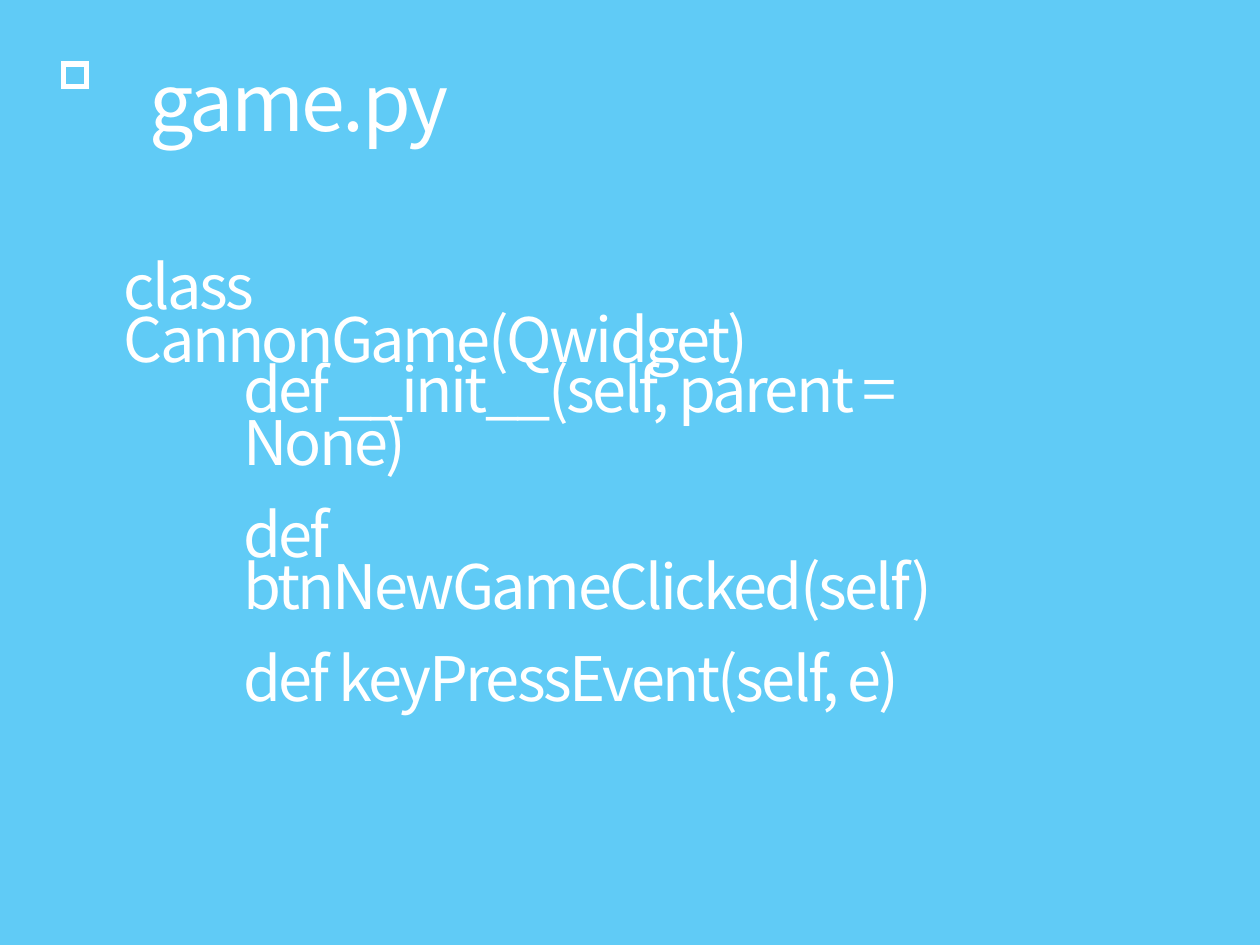
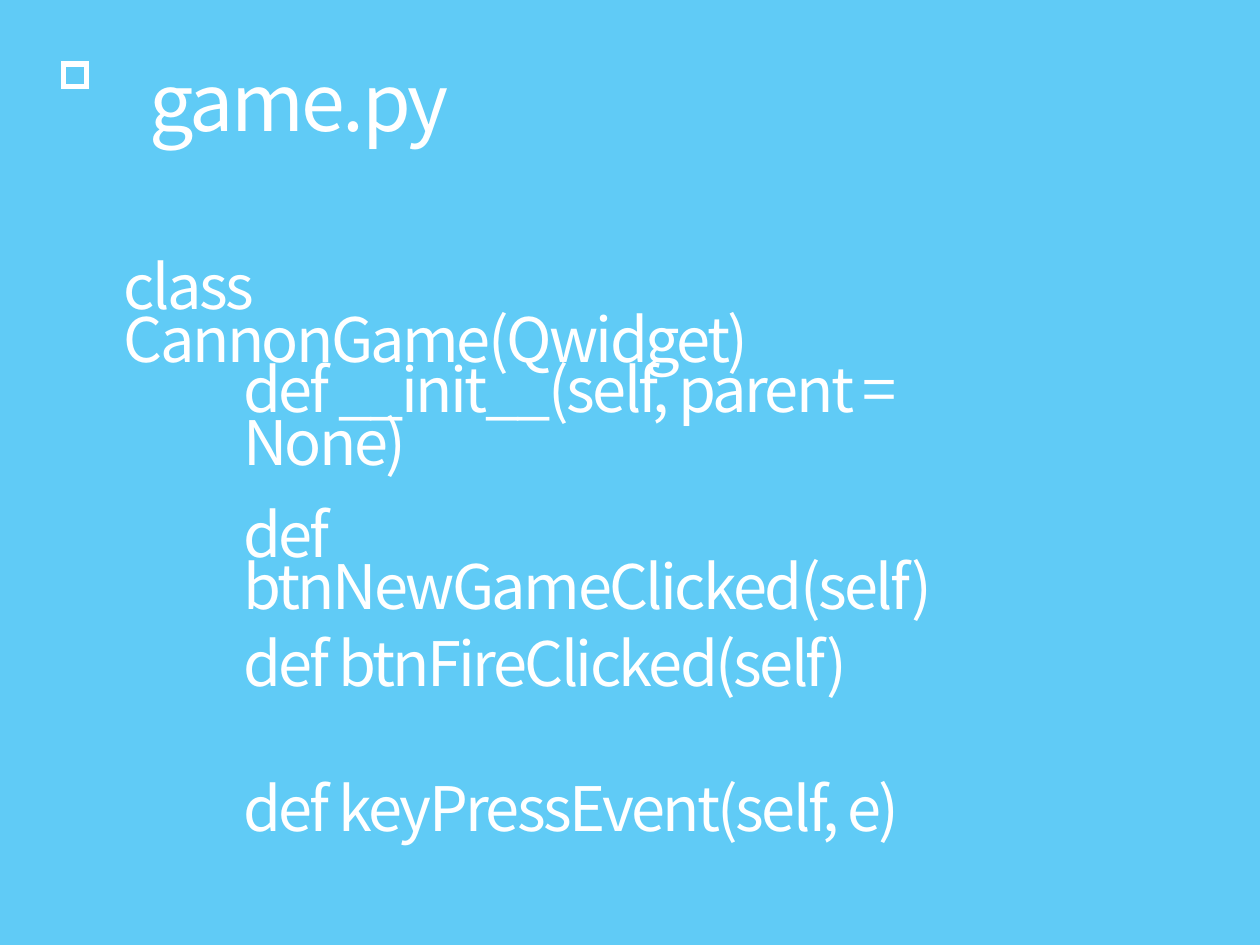
Before and after one commit to ASak1104/SWP2-Adventure-Design, a slide deck: slide 6 of 소프 AD과제.pptx (slide 11 before the commit). Drawn at 1260x945 pixels with LibreOffice and Linux fonts; fonts in the diff are those of the drawing. Boxes give left, top, right and bottom in pixels: in the first picture for what was removed or moved away, otherwise in the second. Text is boxed around its words. In the diff, an @@ line names an element or a change of style, - is before the commit and + after.

Commit message:
Update PPT file

```diff
--- a/소프 AD과제.pptx
+++ b/소프 AD과제.pptx
@@ text added at box(243, 636, 847, 698), 35 pt, text #FFFFFF @@
+def btnFireClicked(self)
@@ text "def keyPressEvent(self, e)": place and size @@
-text "def keyPressEvent(self, e)" at box(243, 651, 900, 716)
+text "def keyPressEvent(self, e)" at box(243, 781, 900, 846)
```
